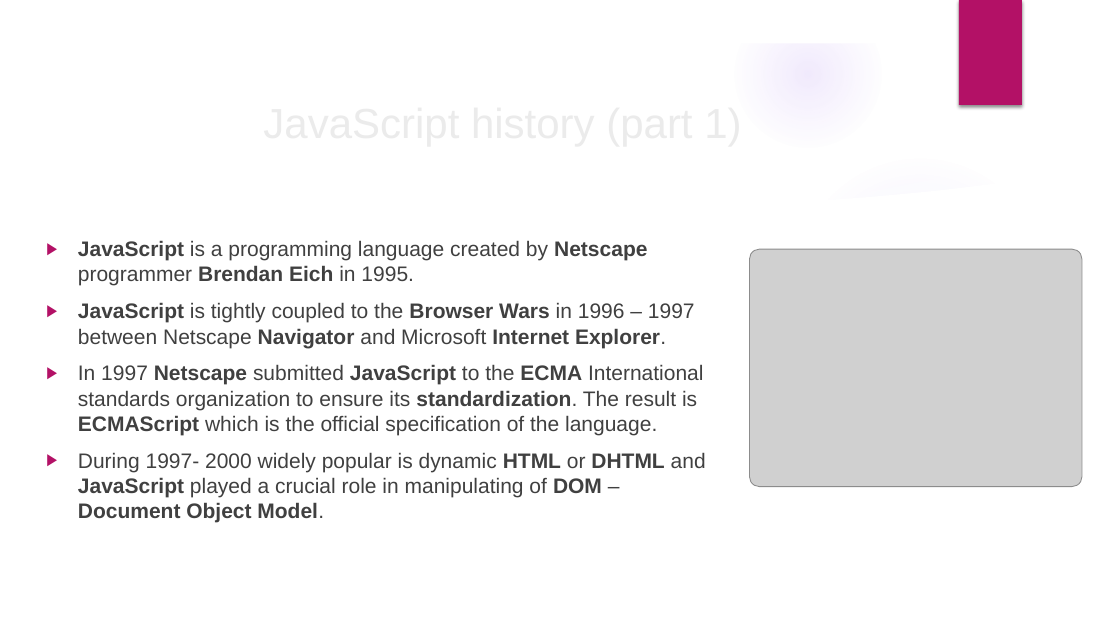
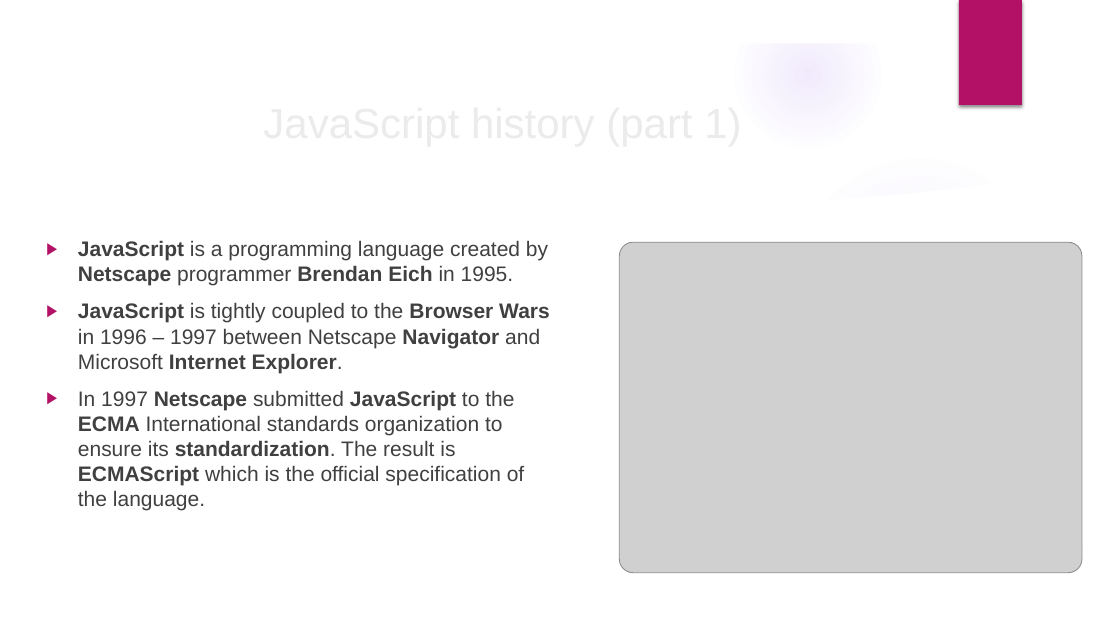
Before and after one commit to velizar92/TSK_Presentations, a slide deck: slide 2 of JS intro and overview.pptx. Drawn at 1120x630 pixels with LibreOffice and Linux fonts; fonts in the diff are those of the drawing; grey boxes stand for pictures; background and template pictures are left out. Boxes give left, top, right and bottom in pixels: in the first picture for what was removed or moved away, otherwise in the second. Text is boxed around its words. In the diff, an @@ line names an element or a change of style, - is before the commit and + after.

Commit message:
Added Static vs Dynamic website info + deletion of some nod needed slides

```diff
--- a/JS intro and overview.pptx
+++ b/JS intro and overview.pptx
@@ picture resized from (x1=749, y1=250, x2=1082, y2=487) to (x1=619, y1=242, x2=1082, y2=572) @@
@@ text at (x1=78, y1=452, x2=706, y2=523): paragraph removed @@
-▶ During 1997- 2000 widely popular is dynamic HTML or DHTML and JavaScript played a crucial role in manipulating of DOM – Document Object Model.
```
Also in this commit, not shown: 2 other slides changed, 1 slide added.
